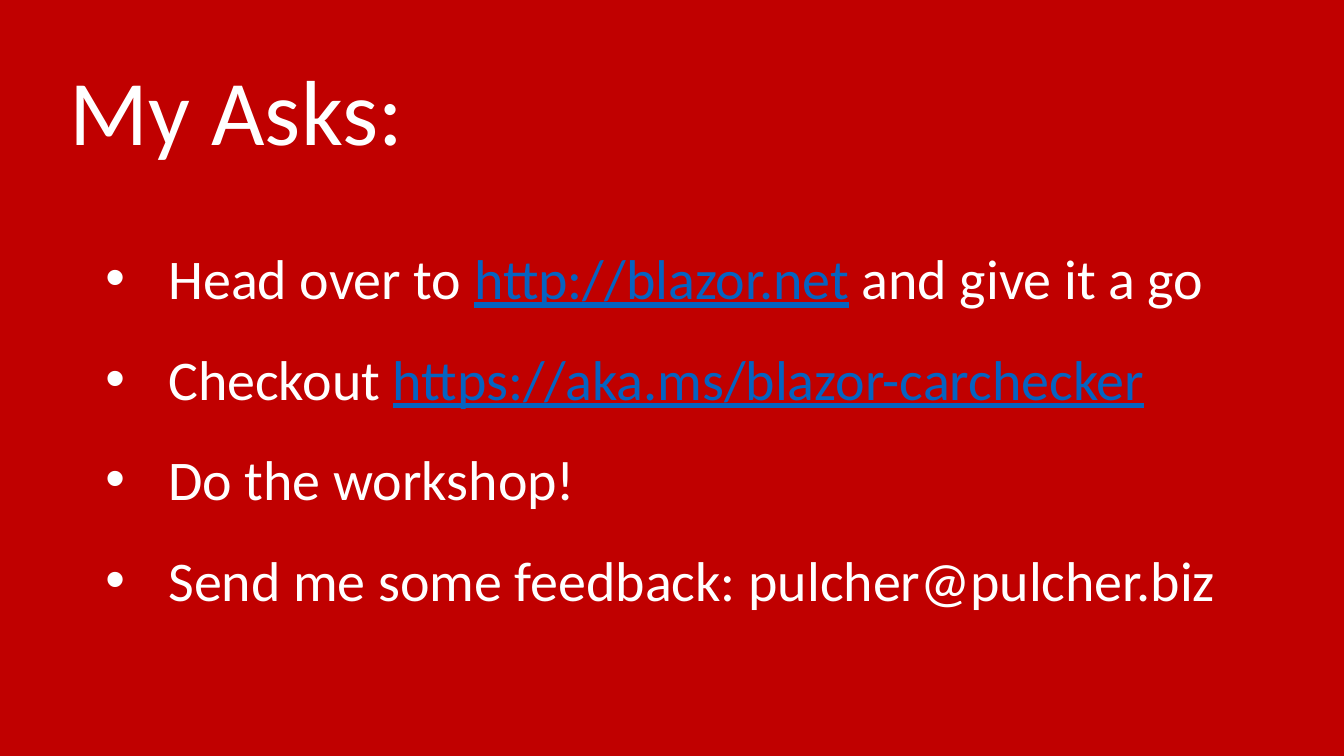
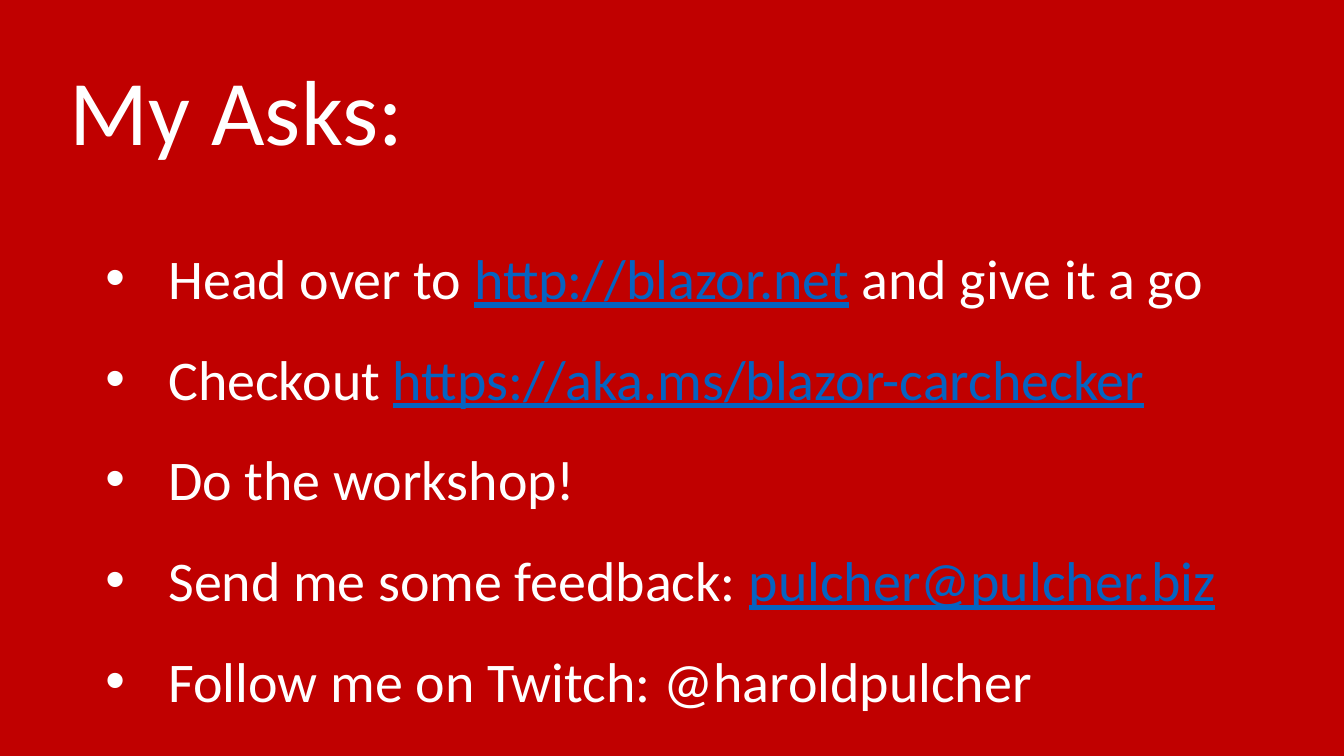
Before and after one commit to pulcher/blazor-playground, a slide deck: slide 23 of talks/houston/intro-to-blazor.pptx. Drawn at 1344x756 pixels with LibreOffice and Linux fonts; fonts in the diff are those of the drawing. Boxes give left, top, right and bottom in pixels: in the first picture for what was removed or moved away, otherwise in the second. Text is boxed around its words. In the diff, an @@ line names an element or a change of style, - is before the commit and + after.

```diff
--- a/talks/houston/intro-to-blazor.pptx
+++ b/talks/houston/intro-to-blazor.pptx
@@ text at (168,562,1216,610): text colour #FFFFFF to #0563C1, underline on in "pulcher@pulcher.biz" @@
@@ text at (168,663,1031,711): paragraph added @@
+• Follow me on Twitch: @haroldpulcher
```
Also in this commit, not shown: 2 other slides changed, 1 slide added.
